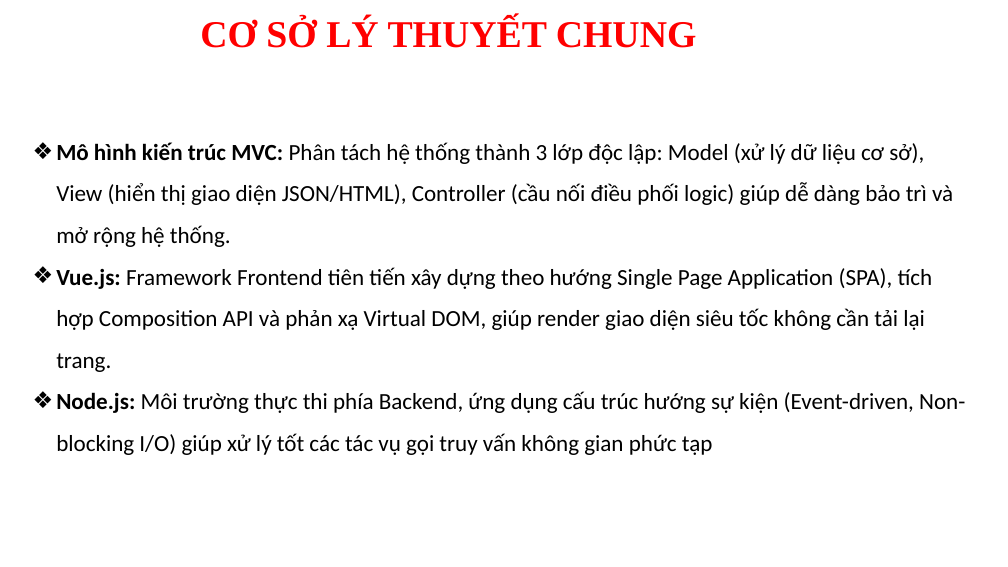
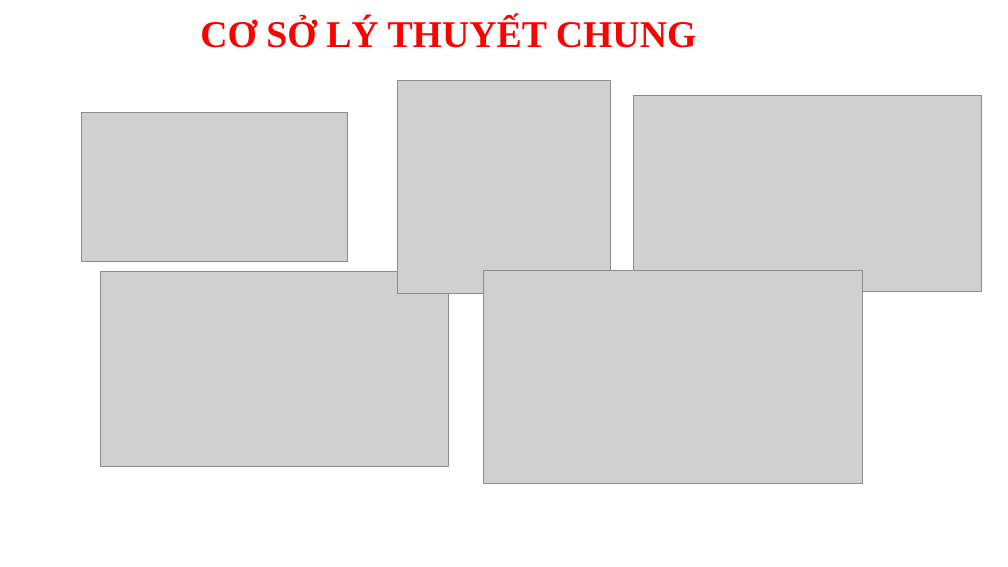
Before and after one commit to NhatThanh115/tn-da22tta-110122017-maitranthanhnhat-bandosodhtv, a slide deck: slide 4 of docs/Mai Trần Thanh Nhật - Khóa luận.pptx. Drawn at 1008x567 pixels with LibreOffice and Linux fonts; fonts in the diff are those of the drawing; grey boxes stand for pictures; background and template pictures are left out. Boxes give left, top, right and bottom in pixels: in the first picture for what was removed or moved away, otherwise in the second. Text is boxed around its words. In the diff, an @@ line names an element or a change of style, - is before the commit and + after.

```diff
--- a/docs/Mai Trần Thanh Nhật - Khóa luận.pptx
+++ b/docs/Mai Trần Thanh Nhật - Khóa luận.pptx
@@ picture added at [398,80,611,293] @@
@@ picture added at [82,113,348,262] @@
@@ picture added at [634,95,982,291] @@
@@ text removed at [56,142,965,455] @@
-❖ Mô hình kiến trúc MVC: Phân tách hệ thống thành 3 lớp độc lập: Model (xử lý dữ liệu cơ sở), View (hiển thị giao diện JSON/HTML), Controller (cầu nối điều phối logic) giúp dễ dàng bảo trì và mở rộng hệ thống.
-❖ Vue.js: Framework Frontend tiên tiến xây dựng theo hướng Single Page Application (SPA), tích hợp Composition API và phản xạ Virtual DOM, giúp render giao diện siêu tốc không cần tải lại trang.
-❖ Node.js: Môi trường thực thi phía Backend, ứng dụng cấu trúc hướng sự kiện (Event-driven, Non-blocking I/O) giúp xử lý tốt các tác vụ gọi truy vấn không gian phức tạp
@@ picture added at [100,271,448,467] @@
@@ picture added at [483,271,862,484] @@
```
Also in this commit, not shown: 8 other slides changed, 2 slides removed, 16 other files.
